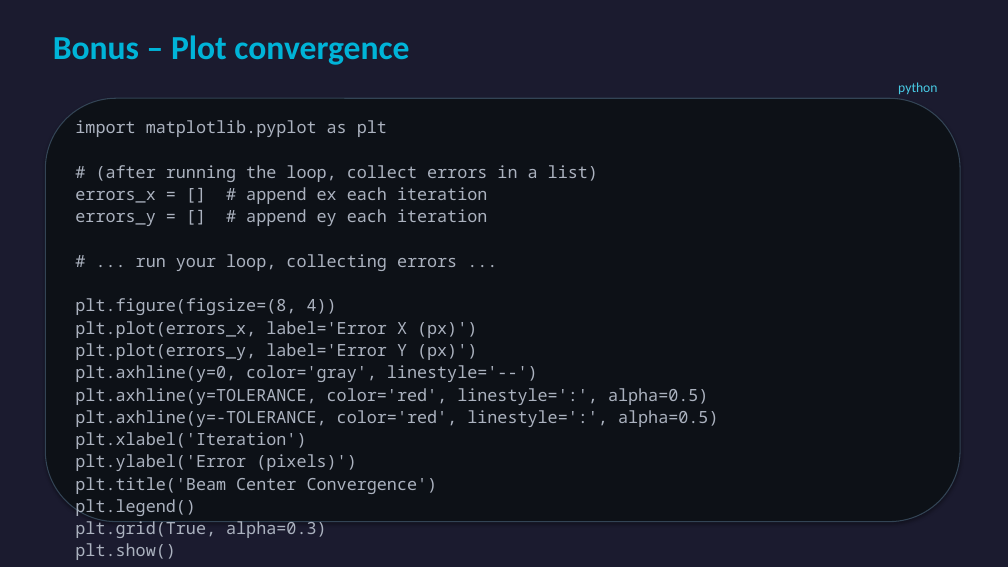
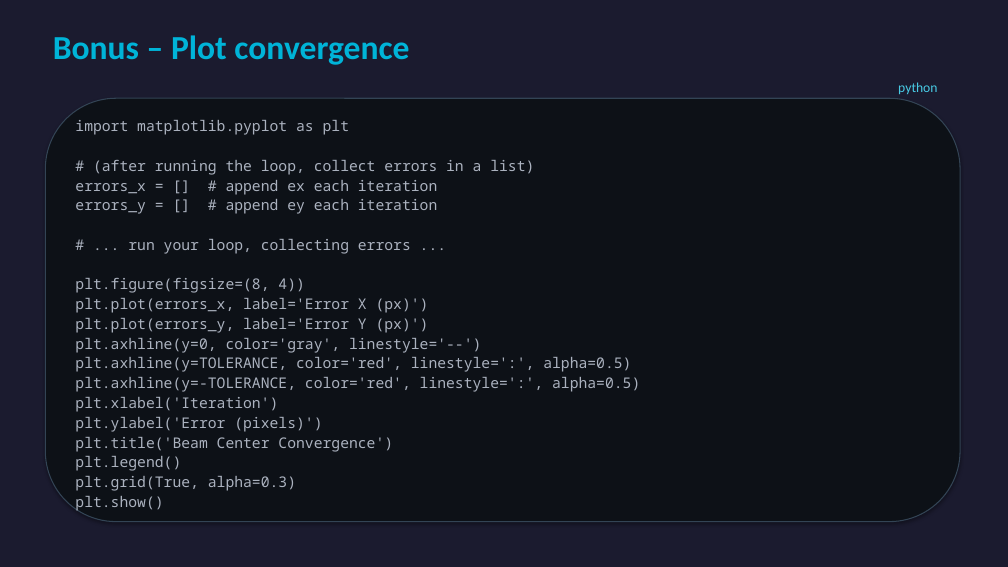
Before and after one commit to infn-epics/epik8s-training-lab, a slide deck: slide 35 of docs/EPICS_Training.pptx. Drawn at 1008x567 pixels with LibreOffice and Linux fonts; fonts in the diff are those of the drawing. Boxes give left, top, right and bottom in pixels: in the first picture for what was removed or moved away, otherwise in the second. Text is boxed around its words. In the diff, an @@ line names an element or a change of style, - is before the commit and + after.

```diff
--- a/docs/EPICS_Training.pptx
+++ b/docs/EPICS_Training.pptx
@@ text "import matplotlib.pyplot as plt" at (75, 120, 640, 512): size 16 to 14 pt @@
```
Also in this commit, not shown: 3 other slides changed.
